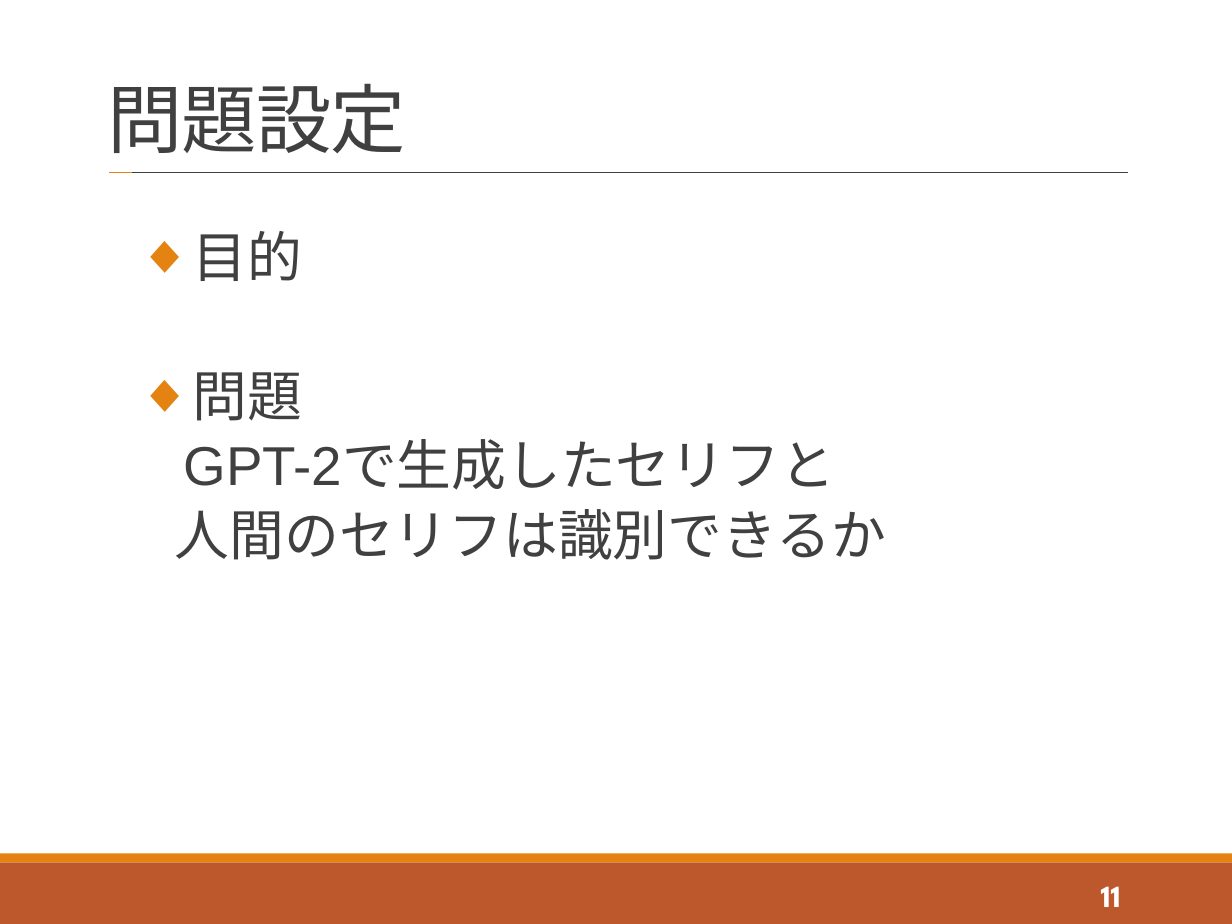
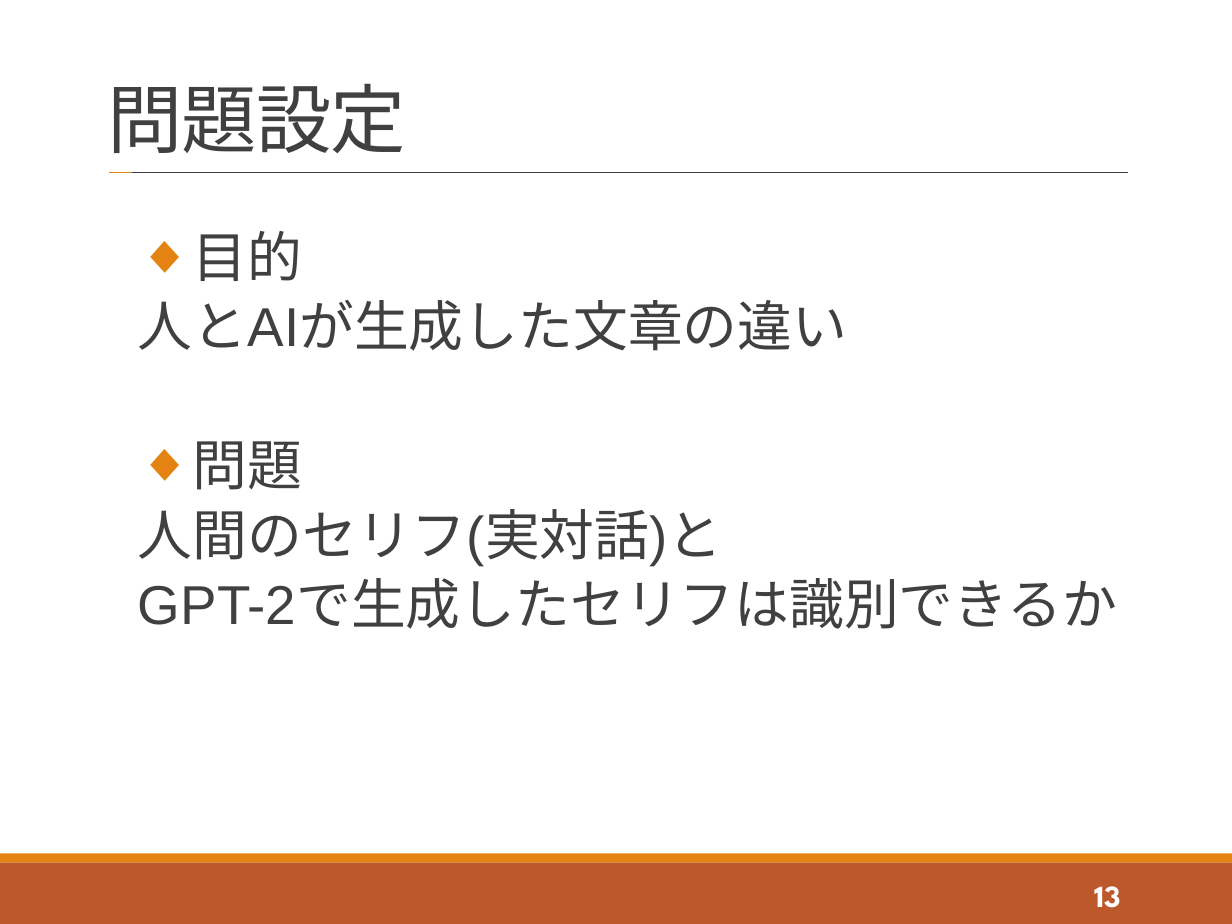
Before and after one commit to tatsuya-sugiyama/WeeklyReport, a slide deck: slide 13 of report/2021_t_1st/2021_1st_sugiyama.pptx (slide 11 before the commit). Drawn at 1232x924 pixels with LibreOffice and Linux fonts; fonts in the diff are those of the drawing. Boxes give left, top, right and bottom in pixels: in the first picture for what was removed or moved away, otherwise in the second. Text is boxed around its words. In the diff, an @@ line names an element or a change of style, - is before the commit and + after.

```diff
--- a/report/2021_t_1st/2021_1st_sugiyama.pptx
+++ b/report/2021_t_1st/2021_1st_sugiyama.pptx
@@ text at (138,300,847,351): paragraph added @@
+  人とAIが生成した文章の違い
@@ text at (138,509,1117,629): text changed @@
-  GPT-2で生成したセリフと
-  人間のセリフは識別できるか
+  人間のセリフ(実対話)と
+  GPT-2で生成したセリフは識別できるか
@@ page number at (1094,886,1121,908): text changed @@
-11
+13
```
Also in this commit, not shown: 8 other slides changed, 5 slides added.
